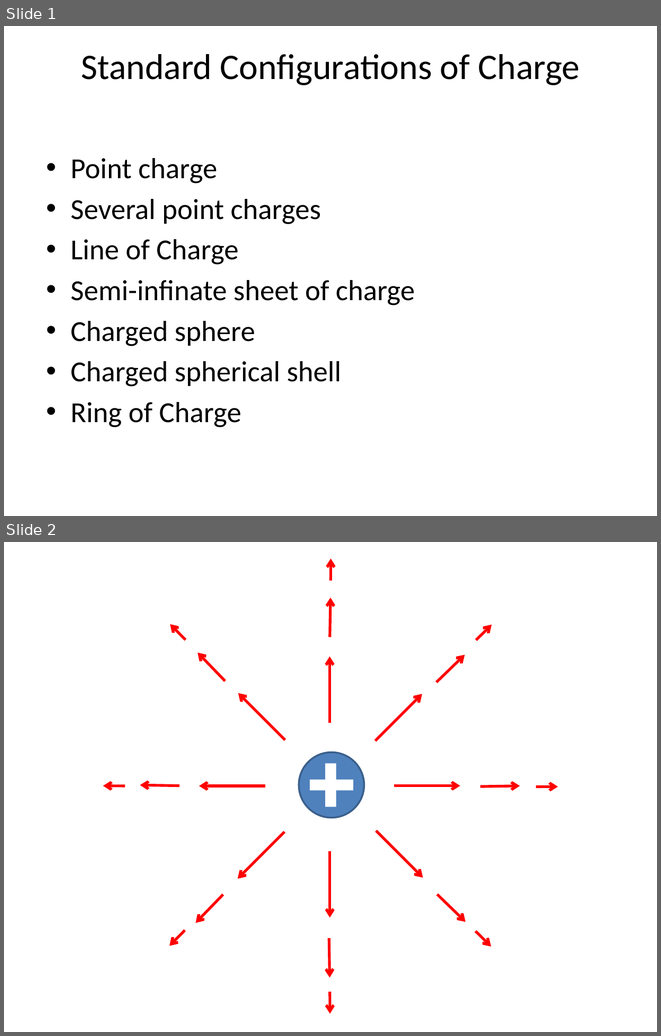
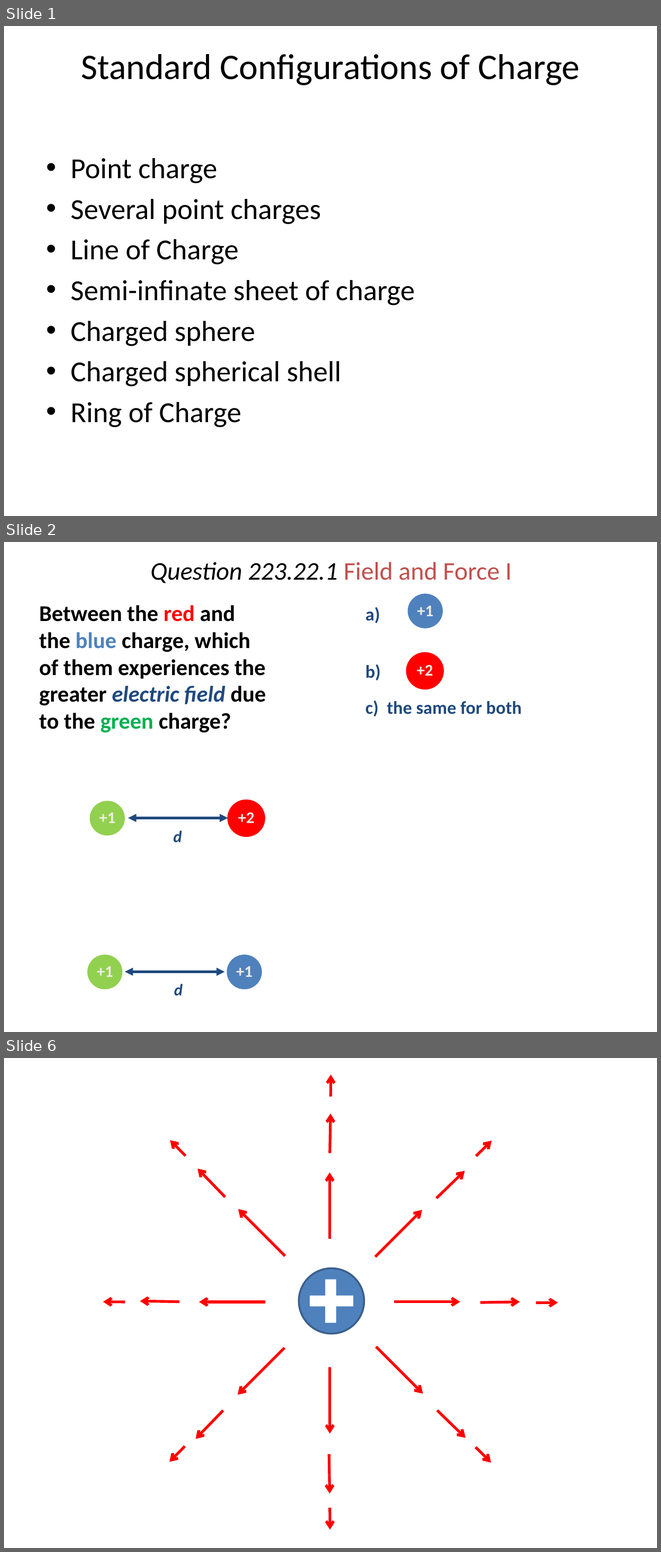
Before and after one commit to rtlines/PH223-Engineering-Physics, a slide deck: Slides/PH223_Lecture_22.pptx. Shown one above the other, each under a label of ours: slides 1 and 2 before the commit, slides 1, 2 and 6 after it; the slides between them are not shown. The pictures are 661x1036 and 661x1552 pixels, drawn with LibreOffice and Linux fonts; fonts in the diff are those of the drawing. Boxes give left, top, right and bottom in pixels: in the first picture for what was removed or moved away, otherwise in the second. Text is boxed around its words. In the diff, an @@ line names an element or a change of style, - is before the commit and + after.

```diff
--- a/Slides/PH223_Lecture_22.pptx
+++ b/Slides/PH223_Lecture_22.pptx
@@ slide 2 added at (4, 542, 657, 1032), background #FFFFFF @@
@@ title added at (150, 562, 512, 583), 28 pt, text #000000, italic @@
+Question 223.22.1 Field and Force I
@@ text added at (39, 605, 266, 733), 24.8 pt, text #000000, bold @@
+Between the red and the blue charge, which of them experiences the greater electric field due to the green charge?
@@ ellipse added at (407, 593, 443, 628), fill #4F81BD @@
@@ text added at (365, 607, 522, 716), 20 pt, text #1F497D, bold @@
+a)
+b)
+c) the same for both
@@ text added at (417, 606, 433, 616), 18 pt, text #EEECE1, bold @@
++1
@@ ellipse added at (407, 654, 443, 688), fill #FF0000, outline #FF0000 3 pt @@
@@ text added at (417, 665, 433, 676), 18 pt, text #EEECE1, bold @@
++2
@@ ellipse added at (89, 801, 125, 835), fill #92D050 @@
@@ ellipse added at (229, 801, 264, 835), fill #FF0000, outline #FF0000 3 pt @@
@@ text added at (99, 812, 116, 823), 18 pt, text #EEECE1, bold @@
++1
@@ double arrow added from (128, 818) to (228, 818), #1F497D 3 pt @@
@@ text added at (238, 812, 255, 823), 18 pt, text #EEECE1, bold @@
++2
@@ text added at (173, 830, 182, 843), 18 pt, text #1F497D, bold, italic @@
+d
@@ ellipse added at (88, 955, 123, 989), fill #92D050 @@
@@ ellipse added at (227, 955, 262, 989), fill #4F81BD @@
@@ text added at (97, 966, 113, 977), 18 pt, text #EEECE1, bold @@
++1
@@ text added at (236, 966, 253, 977), 18 pt, text #EEECE1, bold @@
++1
@@ double arrow added from (125, 972) to (224, 972), #1F497D 3 pt @@
@@ text added at (174, 983, 183, 996), 18 pt, text #1F497D, bold, italic @@
+d
@@ what was slide 2 is now slide 6 @@
```
Also in this commit, not shown: 12 other slides added, 5 other files.
